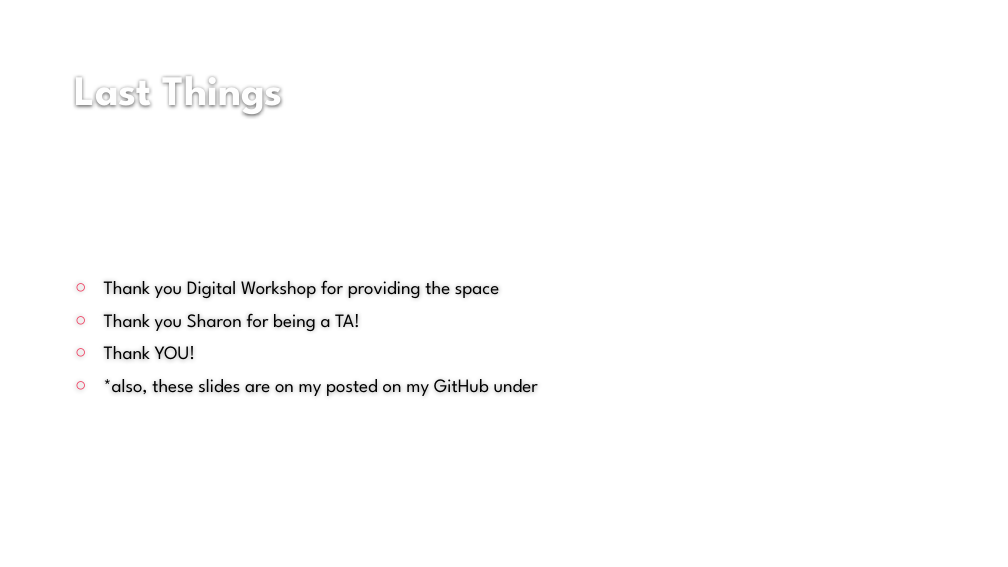
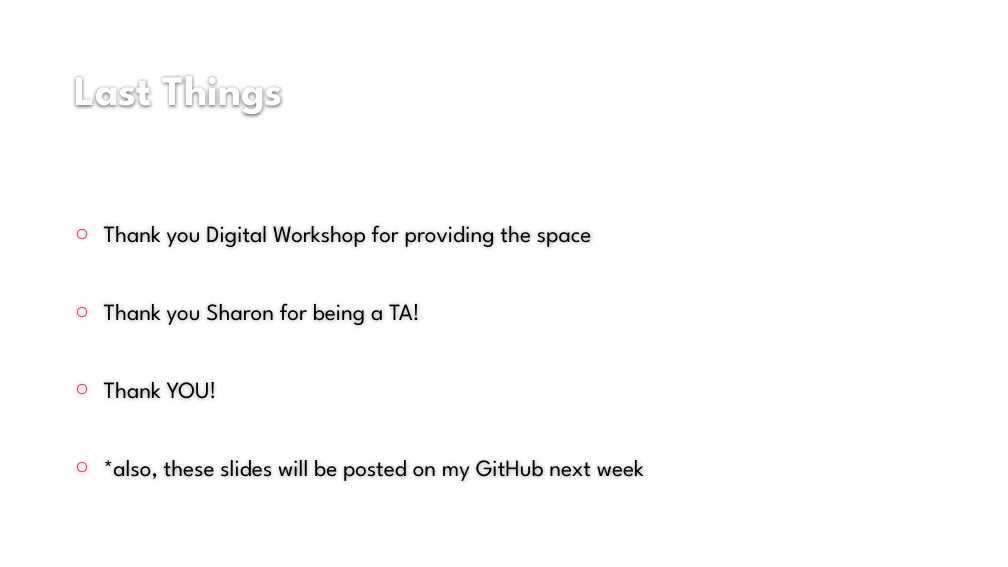
Before and after one commit to mtchem/GDI_Beginning_SQL, a slide deck: slide 34 of Beginning_SQL_pres.pptx (slide 27 before the commit). Drawn at 1008x567 pixels with LibreOffice and Linux fonts; fonts in the diff are those of the drawing; background and template pictures are left out. Boxes give left, top, right and bottom in pixels: in the first picture for what was removed or moved away, otherwise in the second. Text is boxed around its words. In the diff, an @@ line names an element or a change of style, - is before the commit and + after.

```diff
--- a/Beginning_SQL_pres.pptx
+++ b/Beginning_SQL_pres.pptx
@@ text at box(104, 225, 592, 399): size 18 to 22.2 pt in "Thank you Digital Workshop for providing the ...", "Thank you Sharon for being a TA!", "Thank YOU!" @@
@@ text at box(104, 460, 644, 481): text changed; size 18 to 22.2 pt @@
-○ *also, these slides are on my posted on my GitHub under
+○ *also, these slides will be posted on my GitHub next week
```
Also in this commit, not shown: 9 other slides changed, 14 slides added, 7 slides removed, 7 other files.
